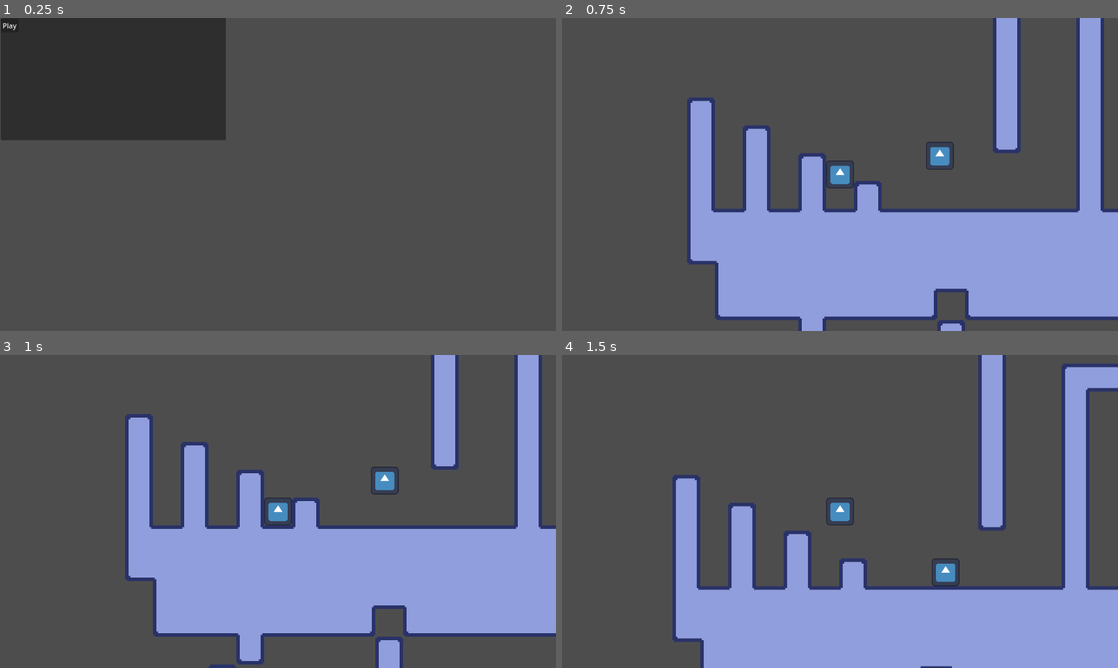
Above: before the commit, frames 1-4 (two rows, left to right).
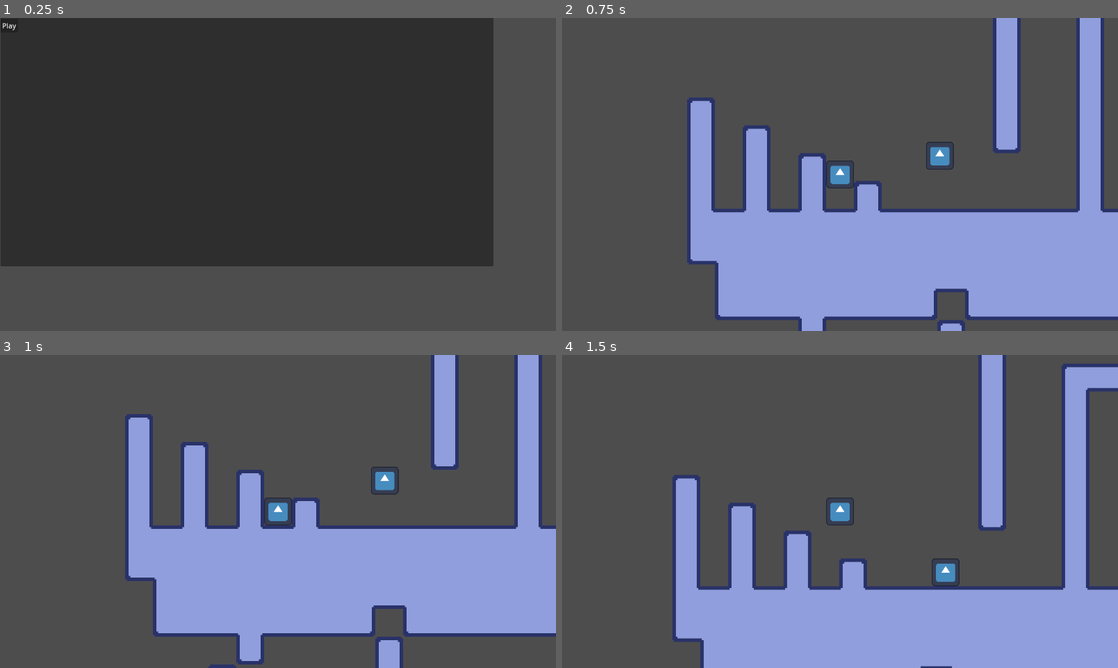
Above: after the commit, the same moments.

Repository: 3k2ng/screws
Game: Godot game, scene res://sources/scenes/TitleScreen.tscn
Two runs of this game, one before a commit and one after it. Both use one fixed random seed, a clock stepped at 60 frames per second and the inputs below. The engine's default icon, where the game draws it, is replaced by a stand-in: a white triangle on a blue panel in a dark square.
Inputs:
- Up to frame 1 (0.25 s): no input
- Up to frame 2 (0.75 s): click "Play" at 0.5 s
- Up to frame 3 (1 s): no input
- Up to frame 4 (1.5 s): hold Right (move_right) from 1.28 s (still down); hold Space (jump) from 1.28 s (still down); tap Shift (dash, bound only after the commit) at 1.35 s

The runs differ from the first frame. In frame 1, 54% of the frame differs, in the area x 0-89%, y 0-80%; in frame 2, nothing differs; in frame 3, nothing differs; in frame 4, nothing differs.

Commit message:
dashing???

Diff:
--- a/project.godot
+++ b/project.godot
@@ -39,6 +39,11 @@
 "events": [Object(InputEventKey,"resource_local_to_scene":false,"resource_name":"","device":-1,"window_id":0,"alt_press …(182 unchanged characters)…
 ]
 }
+dash={
+"deadzone": 0.5,
+"events": [Object(InputEventKey,"resource_local_to_scene":false,"resource_name":"","device":0,"window_id":0,"alt_pressed":false,"shift_pressed":false,"ctrl_pressed":false,"meta_pressed":false,"pressed":false,"keycode":0,"physical_keycode":4194325,"key_label":0,"unicode":0,"echo":false,"script":null)
+]
+}
 
 [rendering]
 
--- /dev/null
+++ b/sources/objects/Pause.gd
@@ -0,0 +1,15 @@
+extends Control
+
+
+# Called when the node enters the scene tree for the first time.
+func _ready():
+	hide()
+	pass # Replace with function body.
+# Called every frame. 'delta' is the elapsed time since the previous frame.
+func _process(delta):
+	pass
+
+func _on_resume_pressed():
+	get_tree().paused = false
+	hide()
+	pass # Replace with function body.
--- /dev/null
+++ b/sources/objects/SceneScript.gd
@@ -0,0 +1,11 @@
+extends Node
+
+
+# Called when the node enters the scene tree for the first time.
+func _ready():
+	pass # Replace with function body.
+
+
+# Called every frame. 'delta' is the elapsed time since the previous frame.
+func _process(delta):
+	pass
--- a/sources/objects/player.gd
+++ b/sources/objects/player.gd
@@ -12,6 +12,8 @@
 
 @export var jump_time_to_peak : float = 0.6
 @export var jump_time_to_descent : float = 0.4
+
+@onready var jump_noise = $JumpNoise
 
 @onready var jump_height: float = jump_height_blocks * BLOCK_SIZE
 @onready var wall_bounce: float = wall_bounce_blocks * BLOCK_SIZE
@@ -60,7 +62,13 @@
 		extra_jumps_left = extra_jumps
 		wall_normal_x = get_slide_collision(0).get_normal().x
 
+	if Input.is_action_just_pressed("dash") and Input.is_action_just_pressed("move_right"):
+		velocity.x = BLOCK_SIZE*48
+	elif Input.is_action_just_pressed("dash") and Input.is_action_just_pressed("move_left"):
+		velocity.x = -BLOCK_SIZE*48
+
 	if Input.is_action_just_pressed("jump"):
+		jump_noise.play()
 		jump_buffer_timer = jump_buffer_time
 
 	# If jump is pressed (jump_buffer_timer > 0) and either of the coyote timer is active
--- a/sources/objects/screwling.gd
+++ b/sources/objects/screwling.gd
@@ -1,5 +1,7 @@
 extends CharacterBody2D
 
+var state
+enum{APPROACHING, PATROL}
 const BLOCK_SIZE: int = 128
 
 @export var movement_speed_blocks: float = 1
@@ -24,6 +26,7 @@
 # Called every frame. 'delta' is the elapsed time since the previous frame.
 
 func _process(delta):
+	#state = PATROL
 	if player_node:
 		$Vision.look_at(player_node.position)
 
@@ -36,11 +39,6 @@
 		velocity.x = movement_speed
 	else:
 		velocity.x = -movement_speed
-	#if distance_from_player >= BLOCK_SIZE and distance_from_player <= BLOCK_SIZE*2:
-	#	velocity.x = -movement_speed
-	#elif distance_from_player >= -BLOCK_SIZE and distance_from_player <= -BLOCK_SIZE*2:
-	#	velocity.x = movement_speed
 	if not is_on_floor():
 		velocity.y += 512 * delta
-
 	move_and_slide()
--- /dev/null
+++ b/sources/scenes/PauseScreen.tscn
@@ -0,0 +1,42 @@
+[gd_scene load_steps=2 format=3 uid="uid://1uuyi8vf2u1c"]
+
+[ext_resource type="Script" path="res://sources/objects/Pause.gd" id="1_02eud"]
+
+[node name="PauseScreen" type="Control"]
+layout_mode = 3
+anchors_preset = 15
+anchor_right = 1.0
+anchor_bottom = 1.0
+grow_horizontal = 2
+grow_vertical = 2
+script = ExtResource("1_02eud")
+
+[node name="Panel" type="Panel" parent="."]
+layout_mode = 0
+offset_right = 842.0
+offset_bottom = 333.0
+
+[node name="VBoxContainer" type="VBoxContainer" parent="."]
+layout_mode = 0
+offset_left = 240.0
+offset_top = 101.0
+offset_right = 596.0
+offset_bottom = 253.0
+
+[node name="PauseLabel" type="Label" parent="VBoxContainer"]
+layout_mode = 2
+text = "PAUSE
+"
+horizontal_alignment = 1
+
+[node name="Resume" type="Button" parent="VBoxContainer"]
+layout_mode = 2
+text = "Play
+"
+
+[node name="Quit" type="Button" parent="VBoxContainer"]
+layout_mode = 2
+text = "Quit
+"
+
+[connection signal="pressed" from="VBoxContainer/Resume" to="." method="_on_resume_pressed"]
--- /dev/null
+++ b/sources/scenes/PlayerScene.tscn
@@ -0,0 +1,3 @@
+[gd_scene format=3 uid="uid://3ecgptmh5ssx"]
+
+[node name="PlayerScene" type="Node2D"]
--- a/sources/scenes/TitleScreen.tscn
+++ b/sources/scenes/TitleScreen.tscn
@@ -13,10 +13,10 @@
 
 [node name="Panel" type="Panel" parent="."]
 layout_mode = 0
-offset_left = 2.0
+offset_left = 1.0
 offset_top = -1.0
-offset_right = 520.0
-offset_bottom = 281.0
+offset_right = 1136.0
+offset_bottom = 571.0
 
 [node name="VBoxContainer" type="VBoxContainer" parent="Panel"]
 layout_mode = 0
--- a/sources/scenes/demo.tscn
+++ b/sources/scenes/demo.tscn
@@ -1,9 +1,10 @@
-[gd_scene load_steps=8 format=3 uid="uid://4l1345vcd266"]
+[gd_scene load_steps=9 format=3 uid="uid://4l1345vcd266"]
 
 [ext_resource type="Texture2D" uid="uid://c0uyh7kr8sr70" path="res://assets/sprites/autotile.png" id="1_g8yc0"]
 [ext_resource type="Texture2D" uid="uid://odxtkxa8eybn" path="res://icon.svg" id="1_ogyri"]
 [ext_resource type="PackedScene" uid="uid://d1mk60km0anic" path="res://sources/objects/screwling.tscn" id="2_kany6"]
 [ext_resource type="Script" path="res://sources/objects/player.gd" id="2_v21kg"]
+[ext_resource type="AudioStream" uid="uid://cfwg5666uoxx" path="res://assets/sound fx/playejrump.mp3" id="5_h2n5n"]
 
 [sub_resource type="TileSetAtlasSource" id="TileSetAtlasSource_5863n"]
 texture = ExtResource("1_g8yc0")
@@ -518,3 +519,7 @@
 [node name="Camera2D" type="Camera2D" parent="Field/Player"]
 zoom = Vector2(0.5, 0.5)
 metadata/_edit_lock_ = true
+
+[node name="JumpNoise" type="AudioStreamPlayer2D" parent="Field/Player"]
+stream = ExtResource("5_h2n5n")
+volume_db = 7.924
